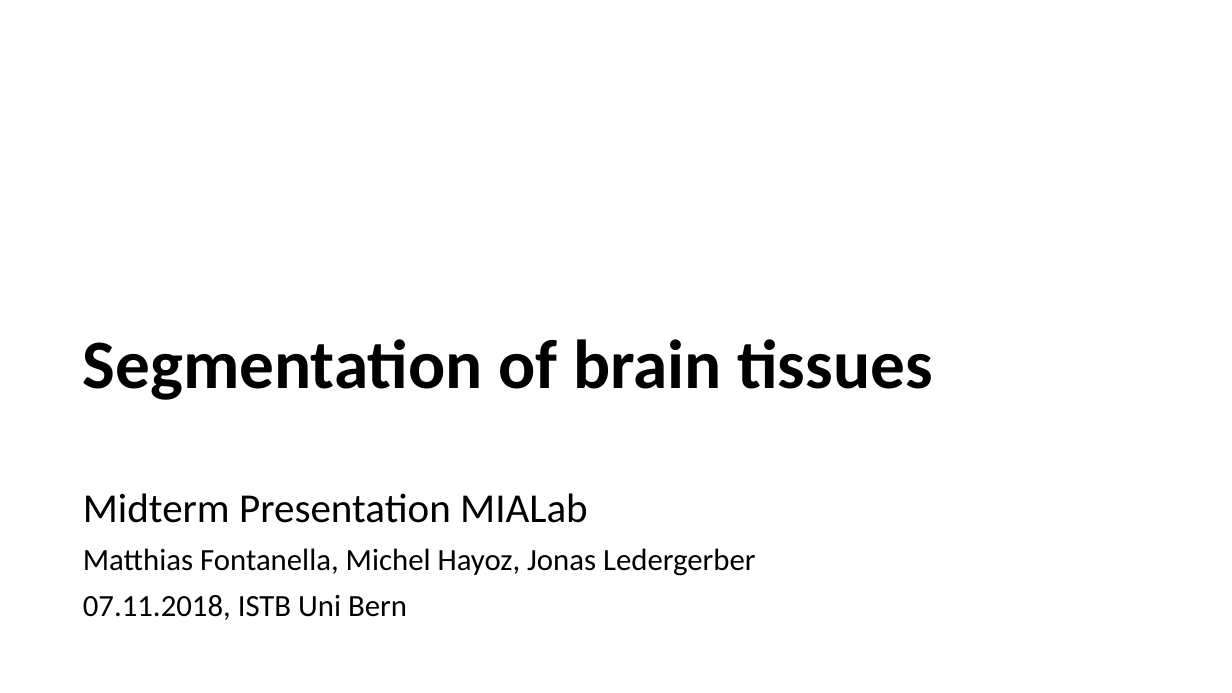
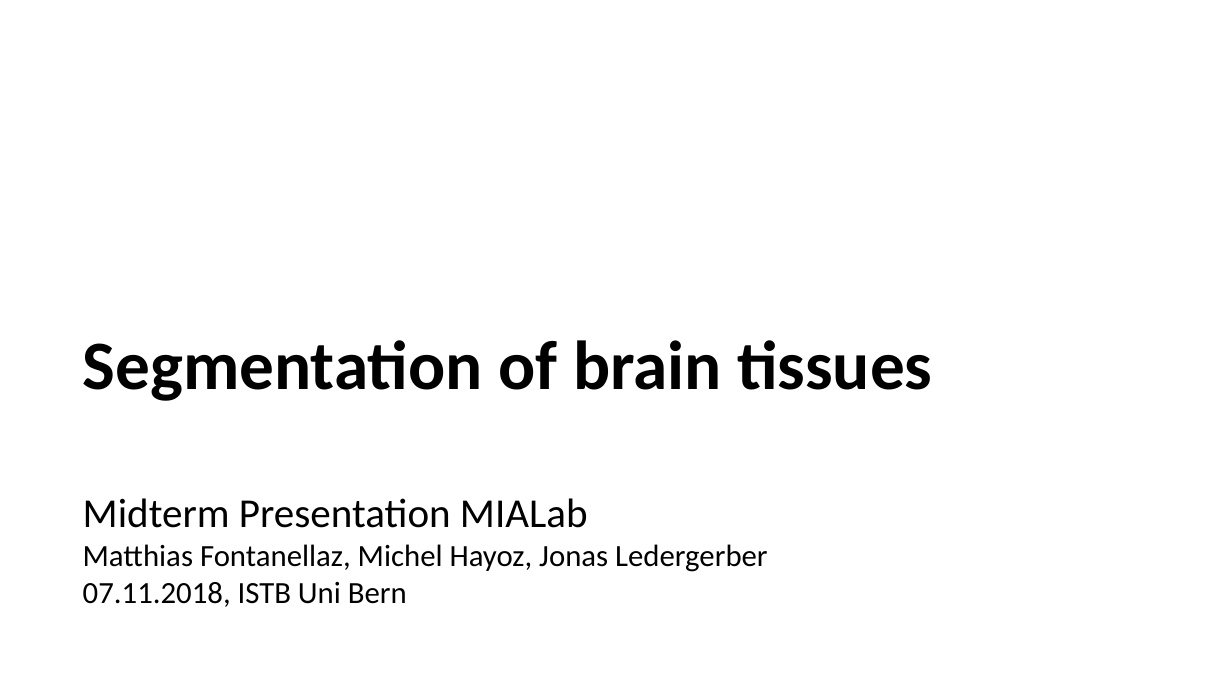
Before and after one commit to mhayoz/MIALab, a slide deck: slide 1 of Midterm Mialab.pptx. Drawn at 1232x693 pixels with LibreOffice and Linux fonts; fonts in the diff are those of the drawing; background and template pictures are left out. Boxes give left, top, right and bottom in pixels: in the first picture for what was removed or moved away, otherwise in the second. Text is boxed around its words. In the diff, an @@ line names an element or a change of style, - is before the commit and + after.

```diff
--- a/Midterm Mialab.pptx
+++ b/Midterm Mialab.pptx
@@ text at (x1=83, y1=498, x2=588, y2=607): line spacing 0.9 to 1; less space between paragraphs @@
@@ text at (x1=83, y1=544, x2=768, y2=572): text changed @@
-Matthias Fontanella, Michel Hayoz, Jonas Ledergerber
+Matthias Fontanellaz, Michel Hayoz, Jonas Ledergerber
```
Also in this commit, not shown: 6 other slides changed, 2 slides added.
